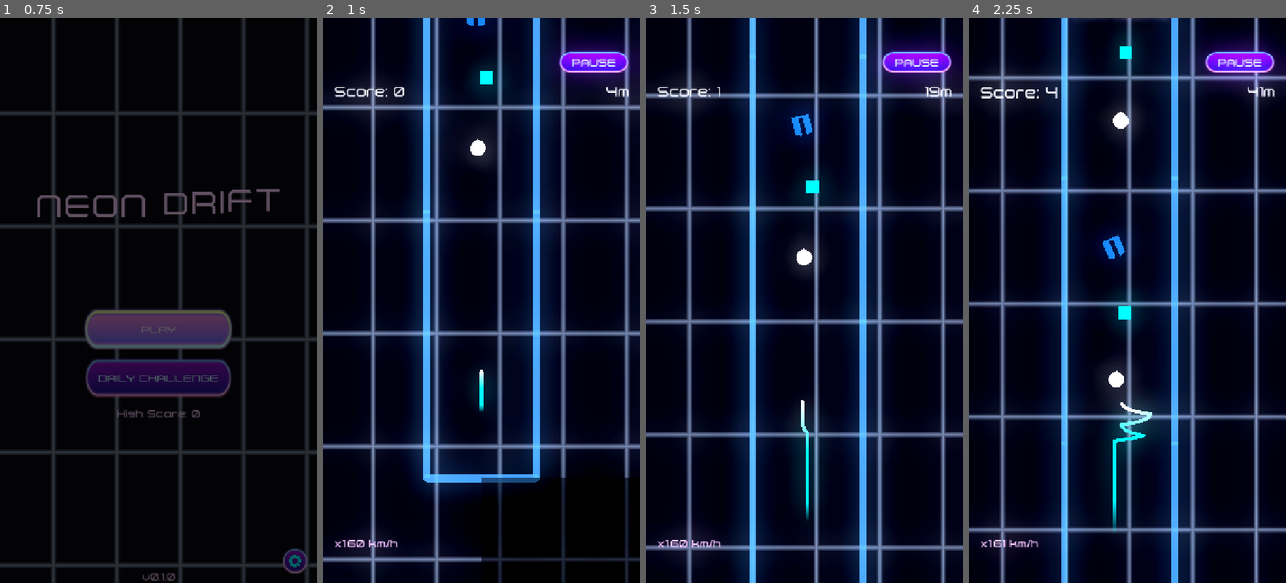
Above: before the commit, frames 1-4 (left to right).
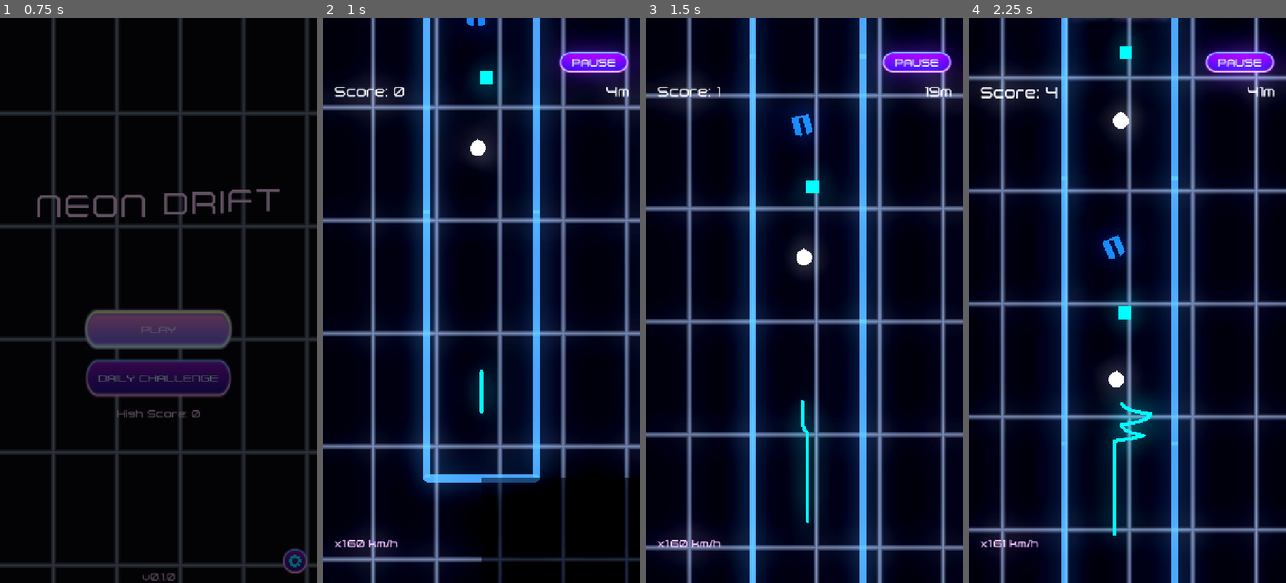
Above: after the commit, the same moments.

Repository: topher235/neon-drifter
Game: Godot game, scene res://scenes/main/main.tscn
Two runs of this game, one before a commit and one after it. Both use one fixed random seed, a clock stepped at 60 frames per second and the inputs below.
Inputs (mouse positions are in pixels of both pictures, inside the frame that each line leads up to):
- Up to frame 1 (0.75 s): click "PLAY" at 0.5 s
- Up to frame 2 (1 s): no input
- Up to frame 3 (1.5 s): tap Enter (ui_accept) at 1.25 s; move the mouse to (788, 413) at 1.27 s; press the mouse at (788, 413) at 1.28 s
- Up to frame 4 (2.25 s): tap Enter (ui_accept) at 1.52 s; move the mouse to (1222, 385) at 2.02 s; release the mouse at (1222, 385) at 2.03 s; click (1222, 385) at 2.1 s

Frame 1 is identical in both runs. In frame 2, less than 0.1% of the frame differs, in the area x 49-51%, y 62-70%; in frame 3, 0.1%; in frame 4, 0.4%, in the area x 45-58%, y 67-92%.
Error after the commit: Invalid access to property or key 'cyan_default' on a base object of type 'Dictionary'. (res://autoload/cosmetic_manager.gd:67)

Commit message:
Refine cosmetic selector tab

Diff:
--- a/autoload/cosmetic_manager.gd
+++ b/autoload/cosmetic_manager.gd
@@ -5,141 +5,150 @@
 
 signal cosmetic_changed(cosmetic: TrailCosmetic)
 signal cosmetic_unlocked(cosmetic_id: String)
-
-var cosmetics: Dictionary = {}  # cosmetic_id -> TrailCosmetic
-var selected_cosmetic_id: String = "cyan_default"
+var cosmetics: Dictionary        = {}  # cosmetic_id -> TrailCosmetic
+var selected_cosmetic_id: String = "white_default"
 
 
 func _ready() -> void:
-	_initialize_cosmetics()
-	_load_selection()
+    _initialize_cosmetics()
+    _load_selection()
 
 
 func _initialize_cosmetics() -> void:
-	"""Initialize all available cosmetics"""
+    """Initialize all available cosmetics"""
 
-	# Default Cyan Trail
-	var cyan_cosmetic = TrailCosmetic.new()
-	cyan_cosmetic.cosmetic_id = "cyan_default"
-	cyan_cosmetic.cosmetic_name = "Cyan"
-	cyan_cosmetic.cosmetic_type = TrailCosmetic.CosmenticType.SOLID
-	cyan_cosmetic.solid_color = Color(0, 1, 1)  # Cyan
-	cyan_cosmetic.unlocked_by_default = true
-	cyan_cosmetic.orb_cost = 0
-	cosmetics["cyan_default"] = cyan_cosmetic
+    # Default White Trail
+    var white_cosmetic = TrailCosmetic.new()
+    white_cosmetic.cosmetic_id = "white_default"
+    white_cosmetic.cosmetic_name = "White"
+    white_cosmetic.cosmetic_type = TrailCosmetic.CosmenticType.SOLID
+    white_cosmetic.solid_color = Color(1, 1, 1)  # White
+    white_cosmetic.unlocked_by_default = true
+    white_cosmetic.orb_cost = 0
+    cosmetics["white_default"] = white_cosmetic
 
-	# Rainbow Gradient Trail
-	var rainbow_cosmetic = TrailCosmetic.new()
-	rainbow_cosmetic.cosmetic_id = "rainbow_gradient"
-	rainbow_cosmetic.cosmetic_name = "Rainbow"
-	rainbow_cosmetic.cosmetic_type = TrailCosmetic.CosmenticType.ANIMATED
-	rainbow_cosmetic.animation_speed = 0.5  # Slow, smooth animation
-	rainbow_cosmetic.unlocked_by_default = true  # Set to false to require unlock
-	rainbow_cosmetic.orb_cost = 100  # Cost if locked
+    # Cyan Trail
+    var cyan_cosmetic = TrailCosmetic.new()
+    cyan_cosmetic.cosmetic_id = "cyan"
+    cyan_cosmetic.cosmetic_name = "Cyan"
+    cyan_cosmetic.cosmetic_type = TrailCosmetic.CosmenticType.SOLID
+    cyan_cosmetic.solid_color = Color(0, 1, 1)  # Cyan
+    cyan_cosmetic.unlocked_by_default = false
+    cyan_cosmetic.orb_cost = 50
+    cosmetics["cyan"] = cyan_cosmetic
 
-	# Create rainbow gradient
-	var rainbow_gradient = Gradient.new()
-	rainbow_gradient.set_color(0, Color(1, 0, 0))      # Red
-	rainbow_gradient.set_offset(0, 0.0)
-	rainbow_gradient.add_point(0.17, Color(1, 0.5, 0)) # Orange
-	rainbow_gradient.add_point(0.33, Color(1, 1, 0))   # Yellow
-	rainbow_gradient.add_point(0.5, Color(0, 1, 0))    # Green
-	rainbow_gradient.add_point(0.67, Color(0, 0, 1))   # Blue
-	rainbow_gradient.add_point(0.83, Color(0.5, 0, 1)) # Indigo
-	rainbow_gradient.set_color(1, Color(1, 0, 1))      # Violet
-	rainbow_gradient.set_offset(1, 1.0)
+    # Rainbow Gradient Trail
+    var rainbow_cosmetic = TrailCosmetic.new()
+    rainbow_cosmetic.cosmetic_id = "rainbow_gradient"
+    rainbow_cosmetic.cosmetic_name = "Rainbow"
+    rainbow_cosmetic.cosmetic_type = TrailCosmetic.CosmenticType.ANIMATED
+    rainbow_cosmetic.animation_speed = 0.5  # Slow, smooth animation
+    rainbow_cosmetic.unlocked_by_default = true  # Set to false to require unlock
+    rainbow_cosmetic.orb_cost = 100  # Cost if locked
 
-	rainbow_cosmetic.gradient = rainbow_gradient
-	cosmetics["rainbow_gradient"] = rainbow_cosmetic
+    # Create rainbow gradient
+    var rainbow_gradient = Gradient.new()
+    rainbow_gradient.set_color(0, Color(1, 0, 0))      # Red
+    rainbow_gradient.set_offset(0, 0.0)
+    rainbow_gradient.add_point(0.17, Color(1, 0.5, 0)) # Orange
+    rainbow_gradient.add_point(0.33, Color(1, 1, 0))   # Yellow
+    rainbow_gradient.add_point(0.5, Color(0, 1, 0))    # Green
+    rainbow_gradient.add_point(0.67, Color(0, 0, 1))   # Blue
+    rainbow_gradient.add_point(0.83, Color(0.5, 0, 1)) # Indigo
+    rainbow_gradient.set_color(1, Color(1, 0, 1))      # Violet
+    rainbow_gradient.set_offset(1, 1.0)
+
+    rainbow_cosmetic.gradient = rainbow_gradient
+    cosmetics["rainbow_gradient"] = rainbow_cosmetic
 
 
 func get_cosmetic(cosmetic_id: String) -> TrailCosmetic:
-	"""Get a cosmetic by ID"""
-	return cosmetics.get(cosmetic_id, cosmetics["cyan_default"])
+    """Get a cosmetic by ID"""
+    return cosmetics.get(cosmetic_id, cosmetics["cyan_default"])
 
 
 func get_selected_cosmetic() -> TrailCosmetic:
-	"""Get the currently selected cosmetic"""
-	return get_cosmetic(selected_cosmetic_id)
+    """Get the currently selected cosmetic"""
+    return get_cosmetic(selected_cosmetic_id)
 
 
 func select_cosmetic(cosmetic_id: String) -> bool:
-	"""
-	Select a cosmetic if it's unlocked
-	Returns true if selection succeeded
-	"""
-	if not cosmetics.has(cosmetic_id):
-		push_warning("Cosmetic not found: " + cosmetic_id)
-		return false
+    """
+    Select a cosmetic if it's unlocked
+    Returns true if selection succeeded
+    """
+    if not cosmetics.has(cosmetic_id):
+        push_warning("Cosmetic not found: " + cosmetic_id)
+        return false
 
-	var cosmetic = cosmetics[cosmetic_id]
+    var cosmetic = cosmetics[cosmetic_id]
 
-	# Check if unlocked
-	if not is_cosmetic_unlocked(cosmetic_id):
-		push_warning("Cosmetic is locked: " + cosmetic_id)
-		return false
+    # Check if unlocked
+    if not is_cosmetic_unlocked(cosmetic_id):
+        push_warning("Cosmetic is locked: " + cosmetic_id)
+        return false
 
-	selected_cosmetic_id = cosmetic_id
-	_save_selection()
-	cosmetic_changed.emit(cosmetic)
-	return true
+    selected_cosmetic_id = cosmetic_id
+    _save_selection()
+    cosmetic_changed.emit(cosmetic)
+    return true
 
 
 func is_cosmetic_unlocked(cosmetic_id: String) -> bool:
-	"""Check if a cosmetic is unlocked"""
-	if not cosmetics.has(cosmetic_id):
-		return false
+    """Check if a cosmetic is unlocked"""
+    if not cosmetics.has(cosmetic_id):
+        return false
 
-	var cosmetic = cosmetics[cosmetic_id]
+    var cosmetic = cosmetics[cosmetic_id]
 
-	# Always unlocked if marked as default
-	if cosmetic.unlocked_by_default:
-		return true
+    # Always unlocked if marked as default
+    if cosmetic.unlocked_by_default:
+        return true
 
-	# Check SaveManager for unlock status
-	return SaveManager.is_cosmetic_unlocked(cosmetic_id)
+    # Check SaveManager for unlock status
+    return SaveManager.is_cosmetic_unlocked(cosmetic_id)
 
 
 func unlock_cosmetic(cosmetic_id: String) -> bool:
-	"""
-	Unlock a cosmetic (typically by spending orbs)
-	Returns true if unlock succeeded
-	"""
-	if not cosmetics.has(cosmetic_id):
-		return false
+    """
+    Unlock a cosmetic (typically by spending orbs)
+    Returns true if unlock succeeded
+    """
+    if not cosmetics.has(cosmetic_id):
+        return false
 
-	if is_cosmetic_unlocked(cosmetic_id):
-		return true  # Already unlocked
+    if is_cosmetic_unlocked(cosmetic_id):
+        return true  # Already unlocked
 
-	var cosmetic = cosmetics[cosmetic_id]
+    var cosmetic = cosmetics[cosmetic_id]
 
-	# Check if player has enough orbs
-	if SaveManager.save_data.total_orbs_collected < cosmetic.orb_cost:
-		return false
+    # Check if player has enough orbs
+    if SaveManager.save_data.total_orbs_collected < cosmetic.orb_cost:
+        return false
 
-	# Unlock the cosmetic
-	SaveManager.unlock_cosmetic(cosmetic_id)
-	cosmetic_unlocked.emit(cosmetic_id)
-	return true
+    # Unlock the cosmetic
+    SaveManager.unlock_cosmetic(cosmetic_id)
+    cosmetic_unlocked.emit(cosmetic_id)
+    return true
 
 
 func get_all_cosmetics() -> Array[TrailCosmetic]:
-	"""Get all cosmetics as an array"""
-	var result: Array[TrailCosmetic] = []
-	for cosmetic in cosmetics.values():
-		result.append(cosmetic)
-	return result
+    """Get all cosmetics as an array"""
+    var result: Array[TrailCosmetic] = []
+    for cosmetic in cosmetics.values():
+        result.append(cosmetic)
+    return result
 
 
 func _save_selection() -> void:
-	"""Save the current selection to SaveManager"""
-	SaveManager.save_data.selected_trail = selected_cosmetic_id
-	SaveManager.save_game()
+    """Save the current selection to SaveManager"""
+    SaveManager.save_data.selected_trail = selected_cosmetic_id
+    SaveManager.save_game()
 
 
 func _load_selection() -> void:
-	"""Load the saved selection from SaveManager"""
-	if SaveManager.save_data.has("selected_trail"):
-		var saved_id = SaveManager.save_data.selected_trail
-		if cosmetics.has(saved_id) and is_cosmetic_unlocked(saved_id):
-			selected_cosmetic_id = saved_id
+    """Load the saved selection from SaveManager"""
+    if SaveManager.save_data.has("selected_trail"):
+        var saved_id = SaveManager.save_data.selected_trail
+        if cosmetics.has(saved_id) and is_cosmetic_unlocked(saved_id):
+            selected_cosmetic_id = saved_id
--- a/scenes/ui/cosmetic_preview.gd
+++ b/scenes/ui/cosmetic_preview.gd
@@ -9,6 +9,7 @@
 @onready var preview_line: Line2D = $MarginContainer/VBoxContainer/PreviewContainer/PreviewLine
 @onready var cosmetic_name_label: Label = $MarginContainer/VBoxContainer/NameLabel
 @onready var unlock_button: Button = $MarginContainer/VBoxContainer/UnlockButton
+@onready var cost_label: Label = $MarginContainer/VBoxContainer/CostLabel
 @onready var select_button: Button = $MarginContainer/VBoxContainer/SelectButton
 @onready var selected_label: Label = $MarginContainer/VBoxContainer/SelectedLabel
 
@@ -123,12 +124,13 @@
 	var is_selected = CosmeticManager.selected_cosmetic_id == cosmetic_id
 
 	unlock_button.visible = not is_unlocked
+	cost_label.visible = not is_unlocked
 	select_button.visible = is_unlocked and not is_selected
 	selected_label.visible = is_selected
 
-	# Update unlock button text with cost
+	# Update cost label text
 	if not is_unlocked and cosmetic:
-		unlock_button.text = "Unlock (%d orbs)" % cosmetic.orb_cost
+		cost_label.text = "%d orbs" % cosmetic.orb_cost
 
 
 func refresh() -> void:
--- a/scenes/ui/cosmetic_preview.tscn
+++ b/scenes/ui/cosmetic_preview.tscn
@@ -38,7 +38,12 @@
 [node name="UnlockButton" type="Button" parent="MarginContainer/VBoxContainer"]
 custom_minimum_size = Vector2(0, 40)
 layout_mode = 2
-text = "Unlock (100 orbs)"
+text = "Unlock"
+
+[node name="CostLabel" type="Label" parent="MarginContainer/VBoxContainer"]
+layout_mode = 2
+text = "100 orbs"
+horizontal_alignment = 1
 
 [node name="SelectButton" type="Button" parent="MarginContainer/VBoxContainer"]
 custom_minimum_size = Vector2(0, 40)
--- a/scenes/ui/settings_modal.gd
+++ b/scenes/ui/settings_modal.gd
@@ -4,7 +4,8 @@
 ## Can be used in main menu or pause menu
 
 @onready var tab_container: TabContainer = $Panel/MarginContainer/VBoxContainer/TabContainer
-@onready var cosmetics_grid: GridContainer = $Panel/MarginContainer/VBoxContainer/TabContainer/Cosmetics/ScrollContainer/CosmeticsGrid
+@onready var orb_count_label: Label = $Panel/MarginContainer/VBoxContainer/TabContainer/Cosmetics/CosmeticsVBox/OrbCountLabel
+@onready var cosmetics_grid: GridContainer = $Panel/MarginContainer/VBoxContainer/TabContainer/Cosmetics/CosmeticsVBox/ScrollContainer/CosmeticsGrid
 @onready var music_check: CheckButton = $Panel/MarginContainer/VBoxContainer/TabContainer/Settings/SettingsVBox/MusicSetting/MusicCheckButton
 @onready var sound_check: CheckButton = $Panel/MarginContainer/VBoxContainer/TabContainer/Settings/SettingsVBox/SoundSetting/SoundCheckButton
 @onready var close_button: Button = $Panel/MarginContainer/VBoxContainer/CloseButton
@@ -44,6 +45,9 @@
     # Set button states without triggering signals
     music_check.set_pressed_no_signal(settings_data.music_enabled)
     sound_check.set_pressed_no_signal(settings_data.sound_enabled)
+
+    # Update orb count
+    _update_orb_count()
 
 func _on_music_toggled(button_pressed: bool) -> void:
     settings_data.set_music_enabled(button_pressed)
@@ -144,3 +148,9 @@
     """Refresh all cosmetic preview button states"""
     for preview in cosmetic_previews:
         preview.refresh()
+
+
+func _update_orb_count() -> void:
+    """Update the orb count label"""
+    var total_orbs = SaveManager.save_data.total_orbs_collected
+    orb_count_label.text = "Orbs: %d" % total_orbs
--- a/scenes/ui/settings_modal.tscn
+++ b/scenes/ui/settings_modal.tscn
@@ -4,6 +4,21 @@
 
 [sub_resource type="LabelSettings" id="LabelSettings_title"]
 font_size = 48
+
+[sub_resource type="Animation" id="Animation_lnwmc"]
+length = 0.001
+tracks/0/type = "value"
+tracks/0/imported = false
+tracks/0/enabled = true
+tracks/0/path = NodePath("ColorRect:visible")
+tracks/0/interp = 1
+tracks/0/loop_wrap = true
+tracks/0/keys = {
+"times": PackedFloat32Array(0),
+"transitions": PackedFloat32Array(1),
+"update": 1,
+"values": [true]
+}
 
 [sub_resource type="Animation" id="Animation_hx8ht"]
 resource_name = "open"
@@ -58,21 +73,6 @@
 "values": [Color(1, 1, 1, 0), Color(1, 1, 1, 1)]
 }
 
-[sub_resource type="Animation" id="Animation_lnwmc"]
-length = 0.001
-tracks/0/type = "value"
-tracks/0/imported = false
-tracks/0/enabled = true
-tracks/0/path = NodePath("ColorRect:visible")
-tracks/0/interp = 1
-tracks/0/loop_wrap = true
-tracks/0/keys = {
-"times": PackedFloat32Array(0),
-"transitions": PackedFloat32Array(1),
-"update": 1,
-"values": [true]
-}
-
 [sub_resource type="AnimationLibrary" id="AnimationLibrary_jfk70"]
 _data = {
 &"RESET": SubResource("Animation_lnwmc"),
@@ -148,17 +148,29 @@
 theme_override_constants/margin_top = 10
 theme_override_constants/margin_right = 10
 theme_override_constants/margin_bottom = 10
-
-[node name="ScrollContainer" type="ScrollContainer" parent="Panel/MarginContainer/VBoxContainer/TabContainer/Cosmetics"]
-layout_mode = 2
+metadata/_tab_index = 0
+
+[node name="CosmeticsVBox" type="VBoxContainer" parent="Panel/MarginContainer/VBoxContainer/TabContainer/Cosmetics"]
+layout_mode = 2
+theme_override_constants/separation = 10
+
+[node name="OrbCountLabel" type="Label" parent="Panel/MarginContainer/VBoxContainer/TabContainer/Cosmetics/CosmeticsVBox"]
+layout_mode = 2
+text = "Orbs: 0"
+horizontal_alignment = 2
+
+[node name="ScrollContainer" type="ScrollContainer" parent="Panel/MarginContainer/VBoxContainer/TabContainer/Cosmetics/CosmeticsVBox"]
+layout_mode = 2
+size_flags_vertical = 3
 horizontal_scroll_mode = 0
-
-[node name="CosmeticsGrid" type="GridContainer" parent="Panel/MarginContainer/VBoxContainer/TabContainer/Cosmetics/ScrollContainer"]
+vertical_scroll_mode = 3
+
+[node name="CosmeticsGrid" type="GridContainer" parent="Panel/MarginContainer/VBoxContainer/TabContainer/Cosmetics/CosmeticsVBox/ScrollContainer"]
 layout_mode = 2
 size_flags_horizontal = 3
-theme_override_constants/h_separation = 10
-theme_override_constants/v_separation = 10
-columns = 3
+theme_override_constants/h_separation = 80
+theme_override_constants/v_separation = 20
+columns = 2
 
 [node name="Settings" type="MarginContainer" parent="Panel/MarginContainer/VBoxContainer/TabContainer"]
 visible = false
@@ -167,6 +179,7 @@
 theme_override_constants/margin_top = 20
 theme_override_constants/margin_right = 20
 theme_override_constants/margin_bottom = 20
+metadata/_tab_index = 1
 
 [node name="SettingsVBox" type="VBoxContainer" parent="Panel/MarginContainer/VBoxContainer/TabContainer/Settings"]
 layout_mode = 2
Not shown, changed: tasks.md
